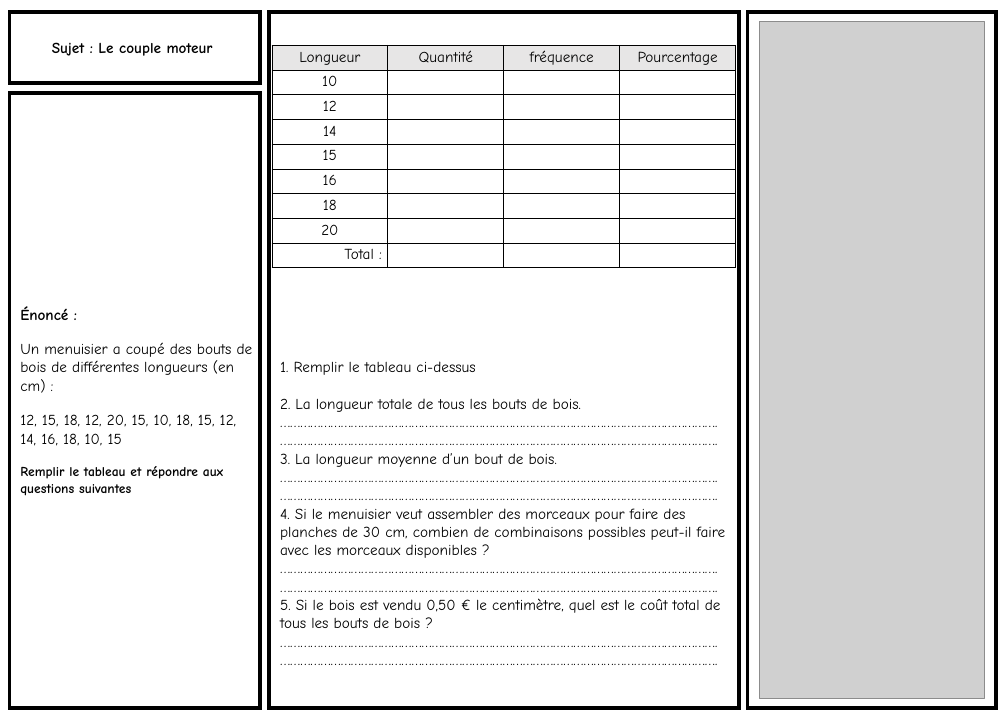
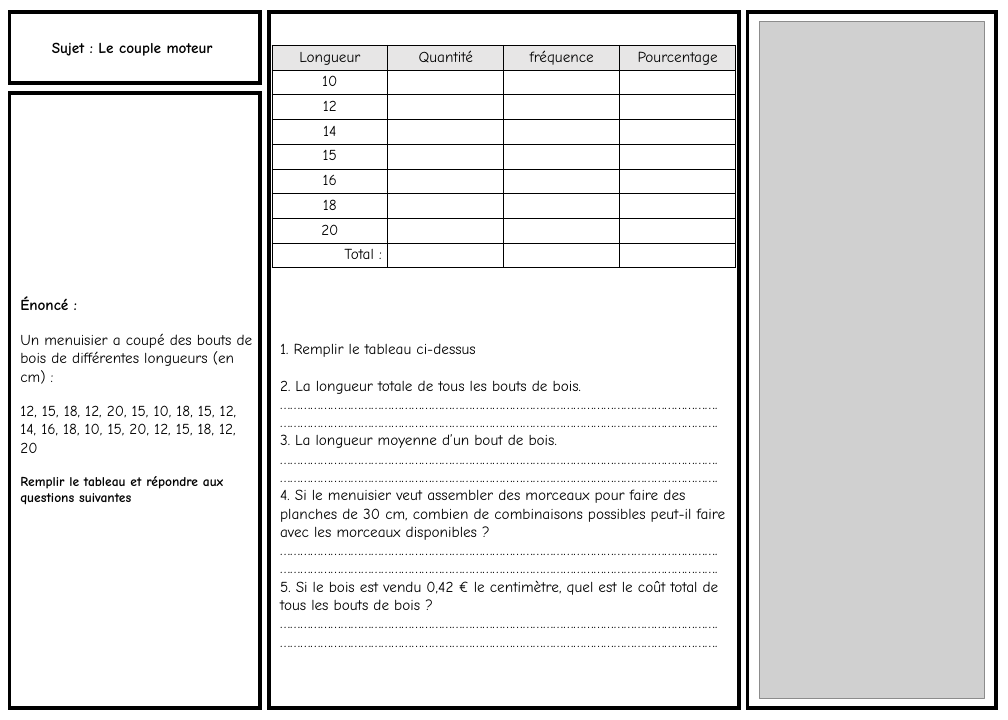
Before and after one commit to kduchevreuil/Cours-Menuiserie, a slide deck: slide 4 of Dossier Co-FR/La boite à épice - interrogation.pptx. Drawn at 1008x720 pixels with LibreOffice and Linux fonts; fonts in the diff are those of the drawing; grey boxes stand for pictures. Boxes give left, top, right and bottom in pixels: in the first picture for what was removed or moved away, otherwise in the second. Text is boxed around its words. In the diff, an @@ line names an element or a change of style, - is before the commit and + after.

```diff
--- a/Dossier Co-FR/La boite à épice - interrogation.pptx
+++ b/Dossier Co-FR/La boite à épice - interrogation.pptx
@@ text in rectangle at (x1=20, y1=405, x2=236, y2=453): text changed @@
-12, 15, 18, 12, 20, 15, 10, 18, 15, 12, 14, 16, 18, 10, 15
+12, 15, 18, 12, 20, 15, 10, 18, 15, 12, 14, 16, 18, 10, 15, 20, 12, 15, 18, 12, 20
@@ text in rectangle at (x1=280, y1=580, x2=719, y2=610): text changed @@
-5. Si le bois est vendu 0,50 € le centimètre, quel est le coût total de tous les bouts de bois ?
+5. Si le bois est vendu 0,42 € le centimètre, quel est le coût total de tous les bouts de bois ?
```
Also in this commit, not shown: 1 slide added, 1 other file.
